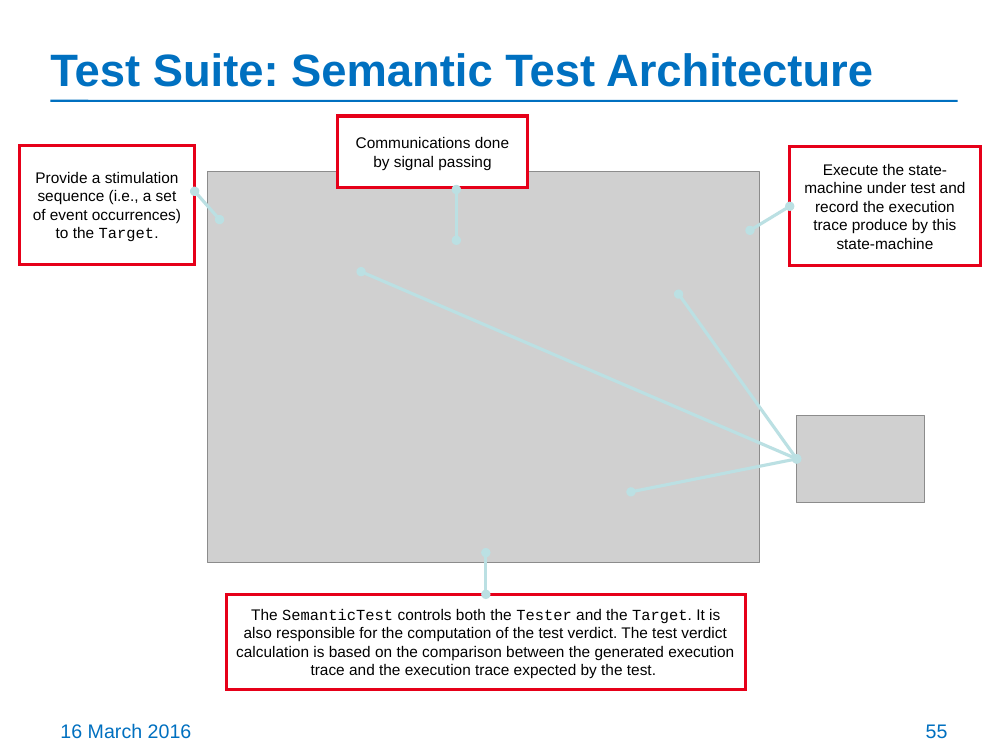
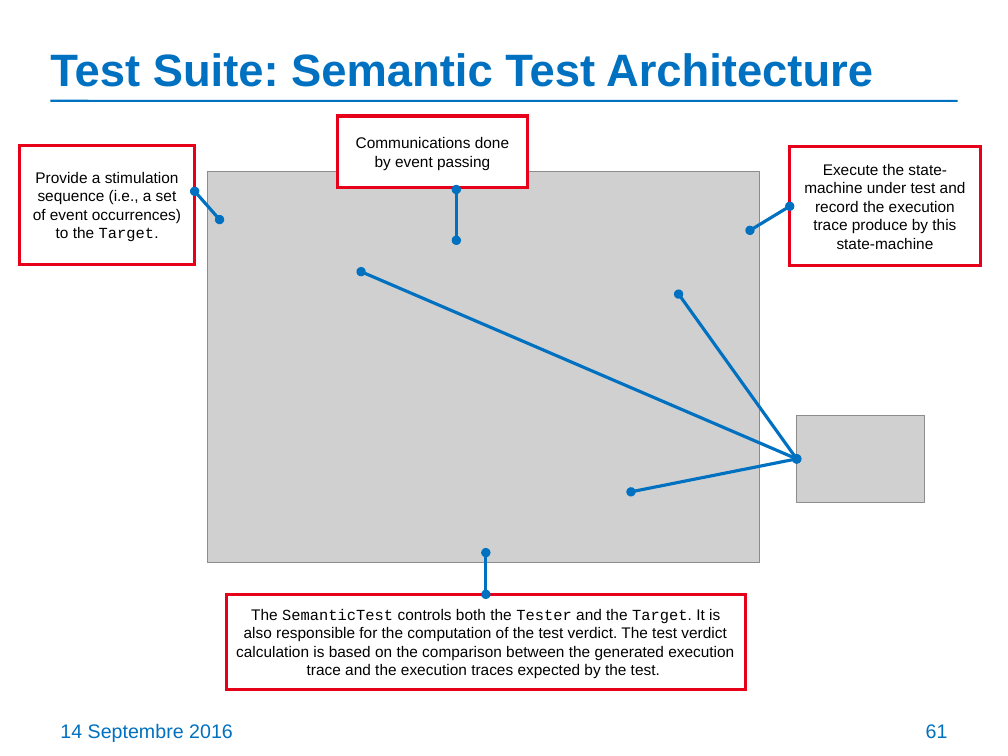
Before and after one commit to ModelDriven/PSSM, a slide deck: slide 61 of Presentations/201609-Chicago-Meeting/PSSM-initial-submission-update.pptx (slide 55 before the commit). Drawn at 1008x756 pixels with LibreOffice and Linux fonts; fonts in the diff are those of the drawing; grey boxes stand for pictures. Boxes give left, top, right and bottom in pixels: in the first picture for what was removed or moved away, otherwise in the second. Text is boxed around its words. In the diff, an @@ line names an element or a change of style, - is before the commit and + after.

```diff
--- a/Presentations/201609-Chicago-Meeting/PSSM-initial-submission-update.pptx
+++ b/Presentations/201609-Chicago-Meeting/PSSM-initial-submission-update.pptx
@@ text in rectangle at (356,137,509,170): text changed @@
-Communications done by signal passing
+Communications done by event passing
@@ double arrow (220, 220) - (195, 192): stroke #BBE0E3 2.25 pt to #0070C0 2.25 pt @@
@@ double arrow (457, 190) - (457, 240): stroke #BBE0E3 2.25 pt to #0070C0 2.25 pt @@
@@ double arrow (789, 207) - (750, 231): stroke #BBE0E3 2.25 pt to #0070C0 2.25 pt @@
@@ double arrow (796, 459) - (361, 272): stroke #BBE0E3 2.25 pt to #0070C0 2.25 pt @@
@@ double arrow (796, 459) - (678, 294): stroke #BBE0E3 2.25 pt to #0070C0 2.25 pt @@
@@ double arrow (796, 459) - (631, 492): stroke #BBE0E3 2.25 pt to #0070C0 2.25 pt @@
@@ double arrow (486, 552) - (486, 595): stroke #BBE0E3 2.25 pt to #0070C0 2.25 pt @@
@@ text in rectangle at (236,609,734,679): text changed @@
-The SemanticTest controls both the Tester and the Target. It is also responsible for the computation of the test verdict. The test verdict calculation is based on the comparison between the generated execution trace and the execution trace expected by the test.
+The SemanticTest controls both the Tester and the Target. It is also responsible for the computation of the test verdict. The test verdict calculation is based on the comparison between the generated execution trace and the execution traces expected by the test.
@@ text at (60,723,233,742): text changed @@
-16 March 2016
+14 Septembre 2016
@@ page number at (926,724,948,739): text changed @@
-55
+61
```
Also in this commit, not shown: 15 other slides changed, 19 slides added, 1 slide removed.
